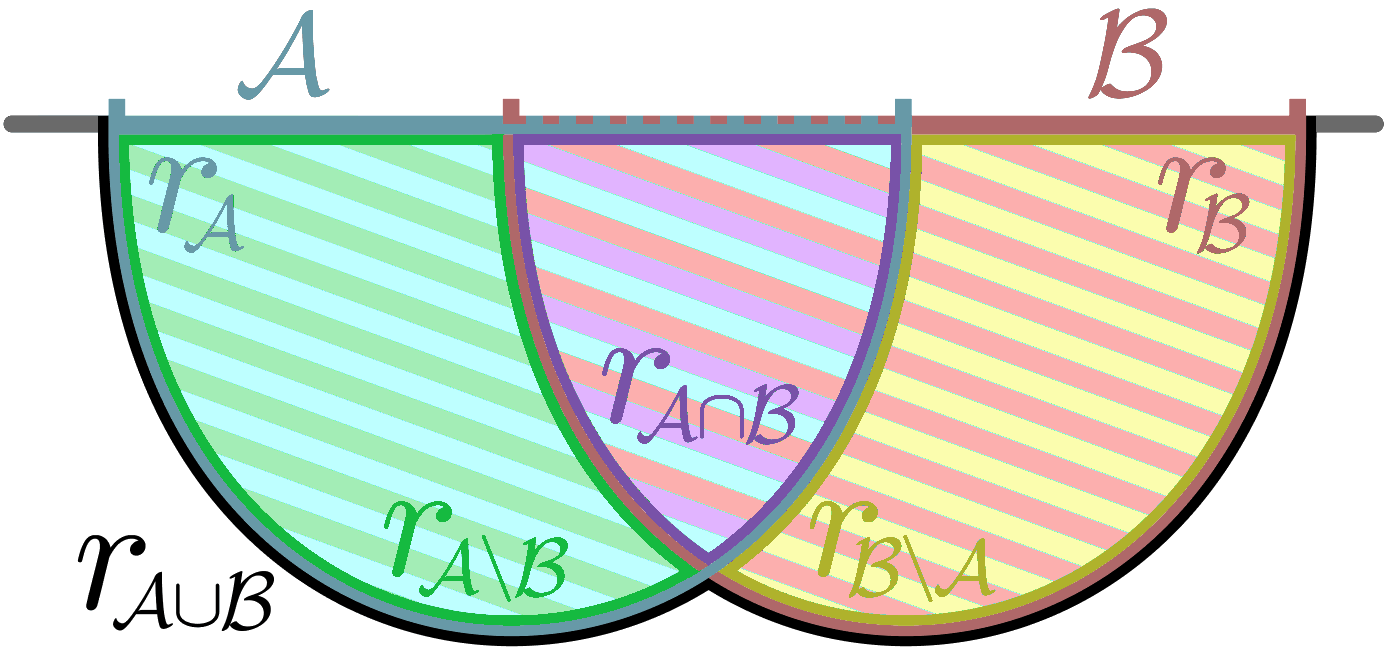
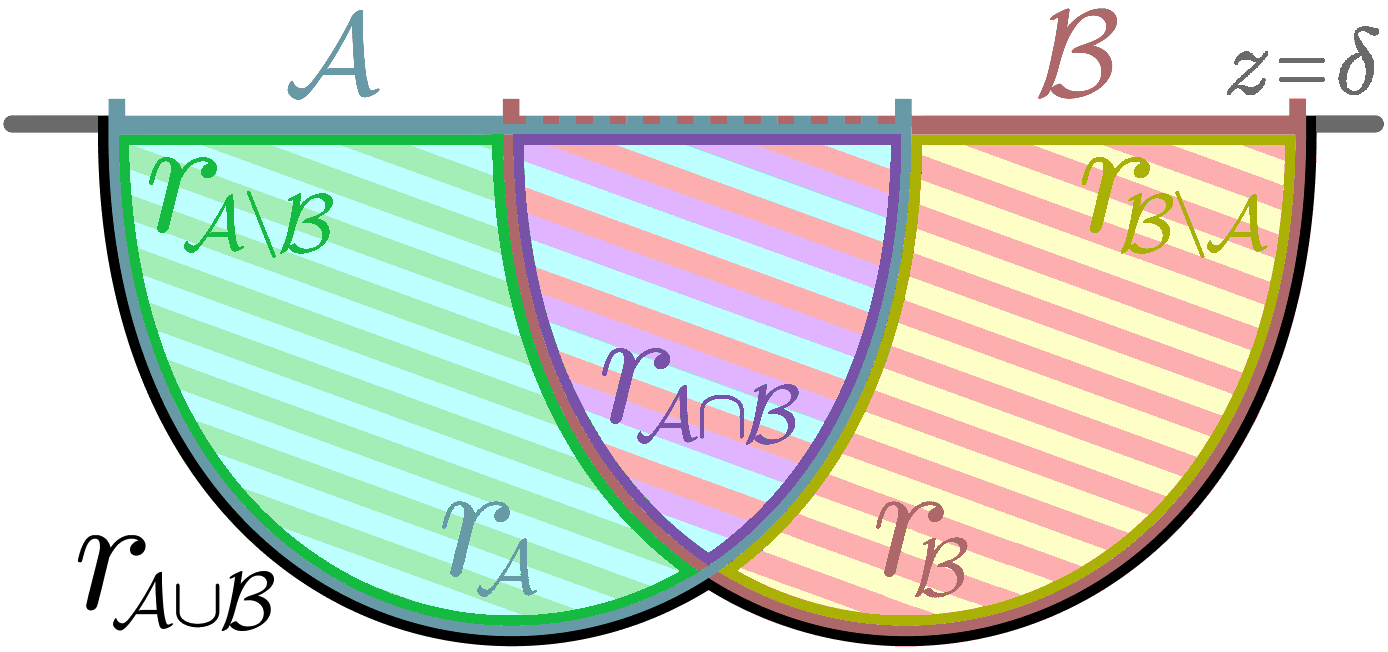
Layered file, before and after one edit (1388 × 652). Changes by layer:
added layer "Capa enganxada #2" above "Capa enganxada #4" over [876, 501, 968, 598]
added layer "Capa enganxada #4" above "SS.PNG" over [1082, 157, 1268, 258]
painted on "SS.PNG" over [103, 8, 1379, 647]
